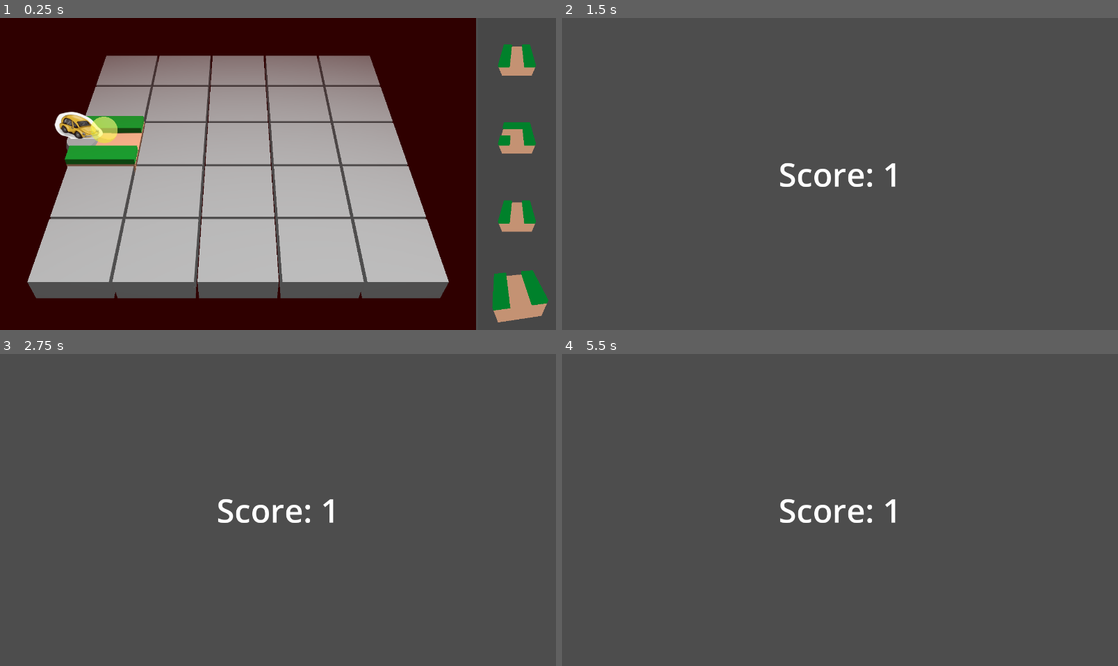
Above: before the commit, frames 1-4 (two rows, left to right).
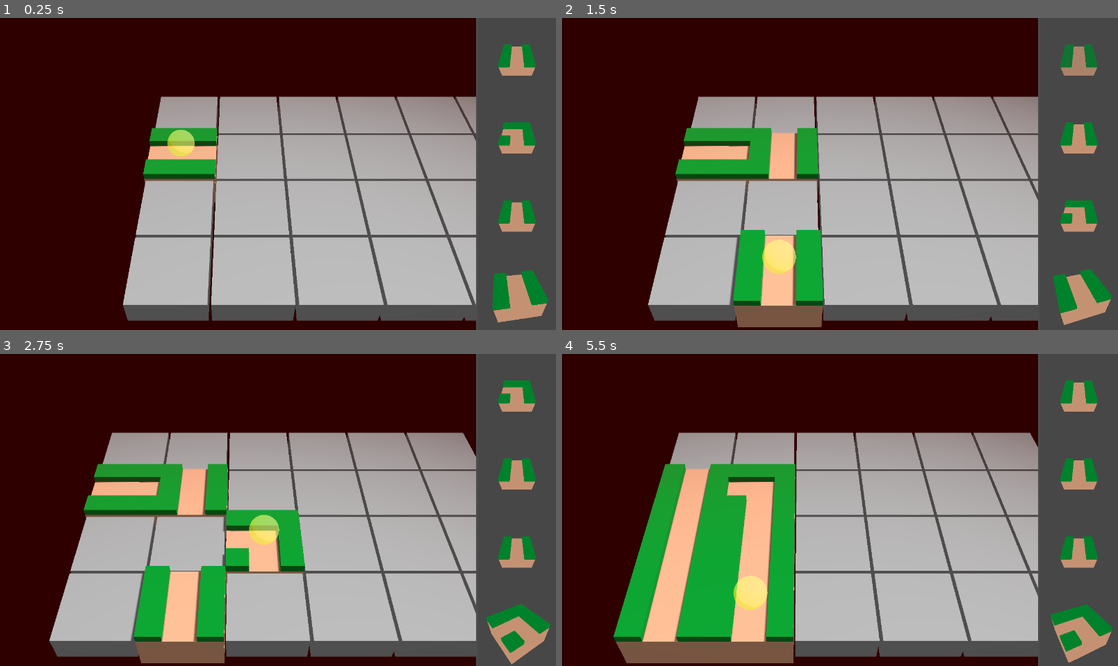
Above: after the commit, the same moments.

Repository: Pro1d/code4cause
Game: Godot game, scene res://scenes/main/GameMain.tscn
Two runs of this game, one before a commit and one after it. Both use one fixed random seed, a clock stepped at 60 frames per second and the inputs below. Sound files missing from this copy of the repository are replaced by a short silence.
Inputs (mouse positions are in pixels of both pictures, inside the frame that each line leads up to):
- Up to frame 1 (0.25 s): no input
- Up to frame 2 (1.5 s): tap Enter (ui_accept) at 0.5, 0.77 s; move the mouse to (962, 158) at 0.52 s; hold D (move_right) 0.53-1.28 s; hold Tab (ui_focus_next) 0.53-1.28 s; move the mouse to (728, 189) at 1.27 s; hold S (move_down) from 1.28 s (still down); tap Tab (ui_focus_next) at 1.35 s
- Up to frame 3 (2.75 s): tap Enter (ui_accept) at 1.52 s; move the mouse to (333, 441) at 2.02 s; release S (move_down) at 2.03 s; hold D (move_right) from 2.03 s (still down); hold Tab (ui_focus_next) from 2.03 s (still down)
- Up to frame 4 (5.5 s): move the mouse to (812, 572) at 2.77 s; release D (move_right) at 2.78 s; release Tab (ui_focus_next) at 2.78 s; hold W (move_up) 2.78-3.53 s; tap Tab (ui_focus_next) at 2.85, 4.35 s; tap Enter (ui_accept) at 3.02, 3.77, 4.52 s; move the mouse to (1006, 556) at 3.52 s; hold Tab (ui_focus_next) 3.53-4.28 s; hold A (move_left) 3.53-5.03 s; move the mouse to (673, 463) at 4.27 s; move the mouse to (867, 510) at 5.02 s; hold S (move_down) from 5.03 s (still down); hold Tab (ui_focus_next) from 5.03 s (still down)

The runs differ from the first frame. In frame 1, 37% of the frame differs, in the area x 4-86%, y 12-98%; in frame 2, 84%; in frame 3, 84%; in frame 4, 85%, in the area x 0-100%, y 0-100%.

Commit message:
camera smooth and grid resize

Diff:
--- a/scenes/game/game_scene.gd
+++ b/scenes/game/game_scene.gd
@@ -6,6 +6,7 @@
 @onready var camera: Camera3D = %Camera3D
 @onready var input_controller: InputController = %InputController
 @onready var player: Player = %Player
+@onready var metronome: Metronome = $Metronome
 
 var next_tile: PackedScene : set = set_next_tile
 var cell_size: float= 0
@@ -14,11 +15,10 @@
 func _ready() -> void:
 	cell_size = grid.cell_size
 	input_controller.tile_grid = grid
-	camera_offset_x = grid.grid_offset.x -(3*cell_size)/2
+	camera_offset_x = cell_size * 0.75
 	camera.global_position.x = camera_offset_x
 
 	grid.tile_placed.connect(on_tile_placed)
-	input_controller.add_row.connect(add_row)
 
 func on_tile_placed() -> void:
 	tile_placed.emit()
@@ -32,9 +32,7 @@
 		get_tree().change_scene_to_file("res://scenes/menu/LooserMenu.tscn")
 
 	grid.add_row()
-	camera_offset_x += cell_size
 
 
-
-func _process(delta: float) -> void:
-	camera.global_position.x = lerpf(camera.global_position.x, camera_offset_x, delta)
+func _process(_delta: float) -> void:
+	camera.global_position.x = camera_offset_x + metronome.time()
--- a/scenes/game/game_scene.tscn
+++ b/scenes/game/game_scene.tscn
@@ -40,7 +40,7 @@
 
 [node name="Camera3D" type="Camera3D" parent="."]
 unique_name_in_owner = true
-transform = Transform3D(1, 0, 0, 0, 0.707107, 0.707107, 0, -0.707107, 0.707107, 0, 5, 4.2)
+transform = Transform3D(1, 0, 0, 0, 0.707107, 0.707107, 0, -0.707107, 0.707107, 0, 5, 3.4)
 current = true
 fov = 35.0
 size = 5.0
--- a/scripts/gameplay/metronome.gd
+++ b/scripts/gameplay/metronome.gd
@@ -1,3 +1,4 @@
+class_name Metronome
 extends Node
 
 @export var enabled: bool = true
@@ -33,12 +34,12 @@
 	on_pulse.emit()
 	is_bar = false
 
-	if(pulse_count == 0 and not first_beat):
+	if(pulse_count % bar == 0 and not first_beat):
 		on_bar_start.emit()
 		is_bar = true
 
 	first_beat = false
-	pulse_count = (pulse_count + 1) % bar
+	pulse_count += 1
 	play_sfx()
 
 func play_sfx() -> void:
@@ -53,3 +54,6 @@
 
 func pause() -> void:
 	pass
+
+func time() -> float:
+	return float(pulse_count + (1.0 - beat_timer.time_left / beat_timer.wait_time)) / bar
--- a/scripts/prototype/grid_movement_controller.gd
+++ b/scripts/prototype/grid_movement_controller.gd
@@ -1,6 +1,6 @@
 class_name InputController
 extends Node
-signal add_row
+
 
 var tile_grid: PlacementGrid
 
@@ -19,5 +19,6 @@
 		tile_grid.rotate_cell(-PI/2)
 	elif(event.is_action_pressed("ui_accept")):
 		tile_grid.place_tile()
-	elif(event.is_action_pressed("ui_focus_next")):
-		add_row.emit()
+
+#func _process(delta: float) -> void:
+	#get_viewport().get_mouse_position()
--- a/scripts/prototype/placement_grid.gd
+++ b/scripts/prototype/placement_grid.gd
@@ -4,8 +4,8 @@
 
 var packed_straight : PackedScene = preload("res://resources/placeholder/tile_straight.tscn")
 
-@export var width: int = 5
-@export var height: int = 5
+@export var width: int = 6
+@export var height: int = 4
 @export var cell_size: float = 1.0
 
 @export var tile_scene: PackedScene
@@ -42,7 +42,10 @@
 
 func move(dir: Vector2i) -> void:
 	highlighted_cell.highlight(false)
-	current_pos = (current_pos + dir).clamp(Vector2i.ZERO, Vector2i(width - 1, height - 1))
+	set_current_cell(current_pos + dir)
+
+func set_current_cell(pos: Vector2i) -> void:
+	current_pos = pos.clamp(Vector2i.ZERO, Vector2i(width - 1, height - 1))
 	print(current_pos)
 	highlighted_cell = cells[current_pos.x][current_pos.y] as PlacementCell
 	highlighted_cell.highlight(true)
@@ -99,14 +102,14 @@
 func _generate_row()->void:
 	cells.append([])
 	var i := len(cells) - 1
-	grid_offset.x += cell_size
 	for j:int in height:
 		# Instantiate cell
 		var cell: PlacementCell = tile_scene.instantiate()
 		add_child(cell)
-		cell.global_position = grid_offset + Vector3(cell_size / 2.0, 0.0, -j * cell_size + cell_size / 2.0)
+		cell.global_position = grid_offset + Vector3(0, 0.0, -j * cell_size)
 
 		(cells[i] as Array).append(cell)
+	grid_offset.x += cell_size
 
 
 func get_closest_available_cell(x:int, y:int) -> Vector2i:
Not shown: 1 places in scenes/game/game_scene.tscn that only renumber resources
